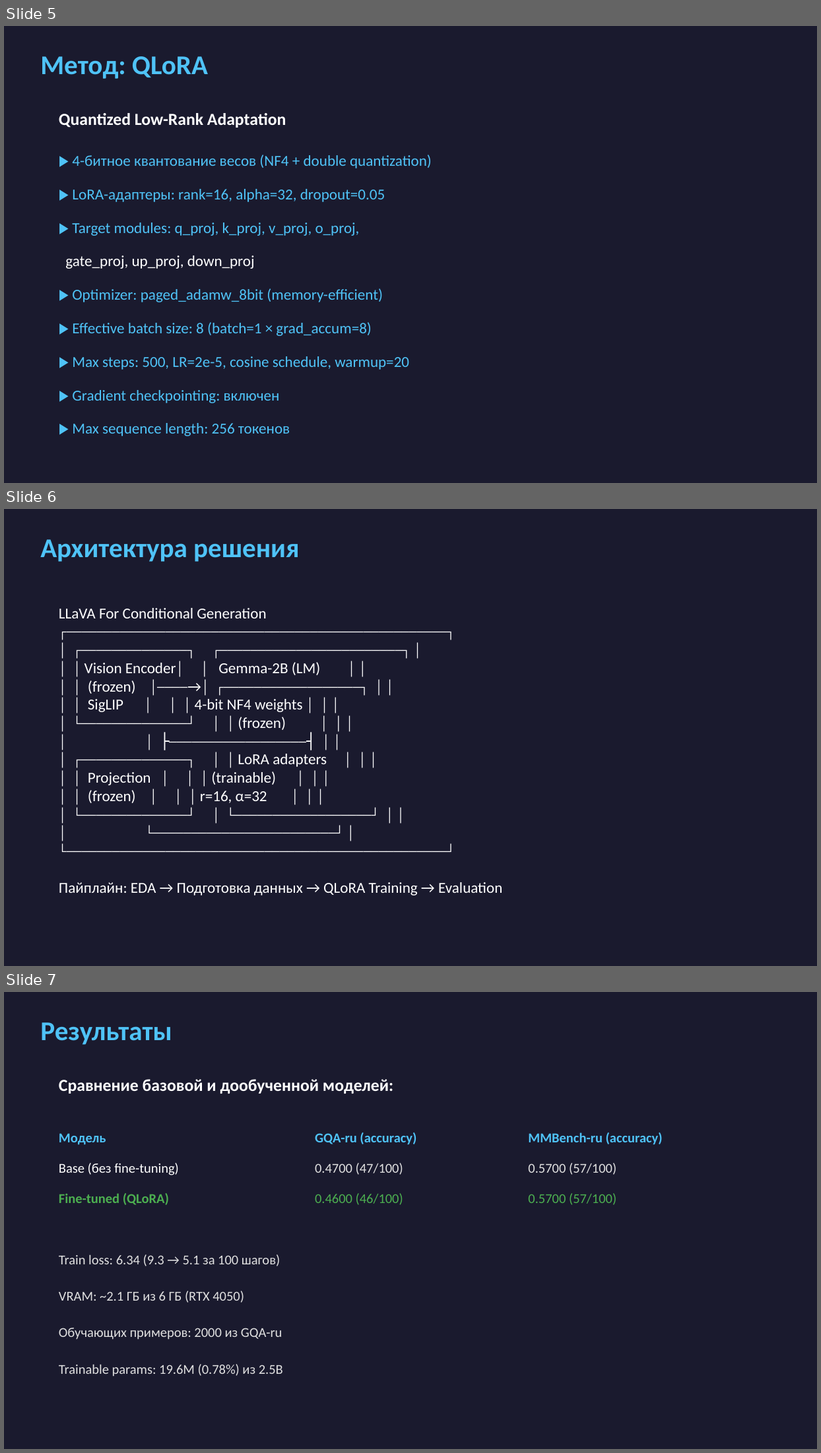
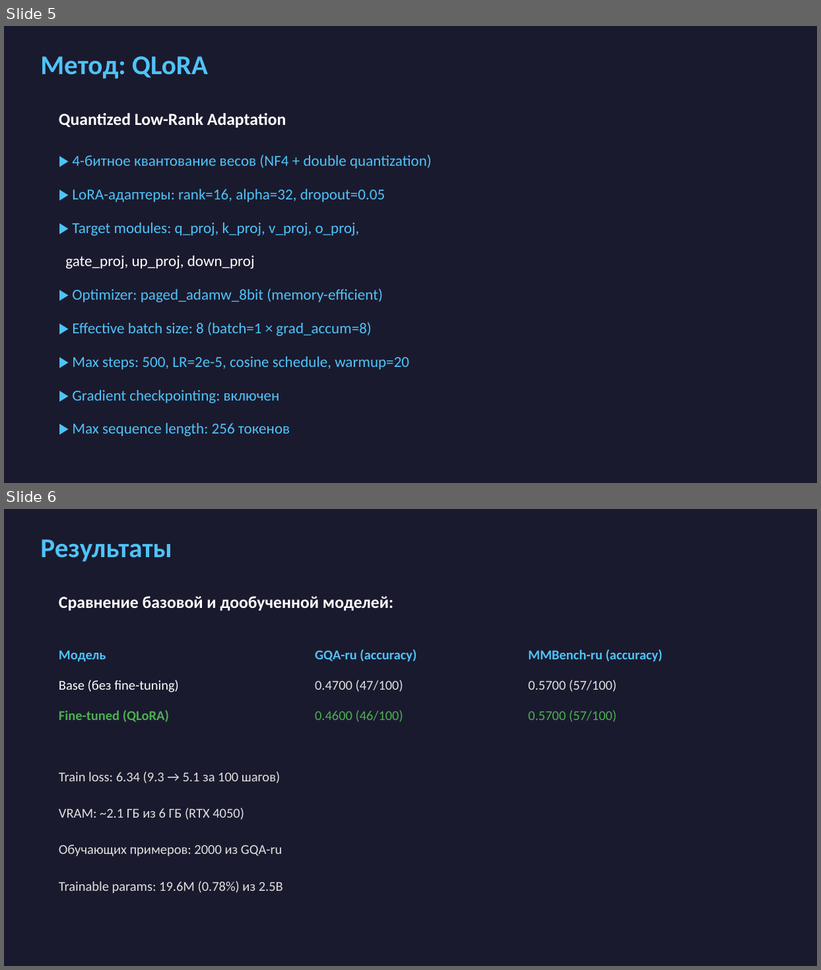
Before and after one commit to AndroidM13/vk-vlm-project, a slide deck: VLM_Project_Presentation.pptx. Shown one above the other, each under a label of ours: slides 5, 6 and 7 before the commit, slides 5 and 6 after it. The pictures are 821x1453 and 821x970 pixels, drawn with LibreOffice and Linux fonts; fonts in the diff are those of the drawing. Boxes give left, top, right and bottom in pixels: in the first picture for what was removed or moved away, otherwise in the second. Text is boxed around its words. In the diff, an @@ line names an element or a change of style, - is before the commit and + after.

```diff
--- a/VLM_Project_Presentation.pptx
+++ b/VLM_Project_Presentation.pptx
@@ slide 6 removed at (4, 509, 817, 966), background #1A1A2E @@
@@ text removed at (40, 539, 299, 562) @@
-Архитектура решения
@@ text removed at (59, 608, 502, 896) @@
-LLaVA For Conditional Generation
-┌──────────────────────────────────────────────────┐
-│ ┌──────────────┐ ┌────────────────────────┐ │
-│ │ Vision Encoder│ │ Gemma-2B (LM) │ │
-│ │ (frozen) │────→│ ┌──────────────────┐ │ │
-│ │ SigLIP │ │ │ 4-bit NF4 weights │ │ │
-│ └──────────────┘ │ │ (frozen) │ │ │
-│ │ ├──────────────────┤ │ │
-│ ┌──────────────┐ │ │ LoRA adapters │ │ │
-│ │ Projection │ │ │ (trainable) │ │ │
-│ │ (frozen) │ │ │ r=16, α=32 │ │ │
-│ └──────────────┘ │ └──────────────────┘ │ │
-│ └────────────────────────┘ │
-└──────────────────────────────────────────────────┘
-Пайплайн: EDA → Подготовка данных → QLoRA Training → Evaluation
@@ what was slide 7 is now slide 6 @@
```
